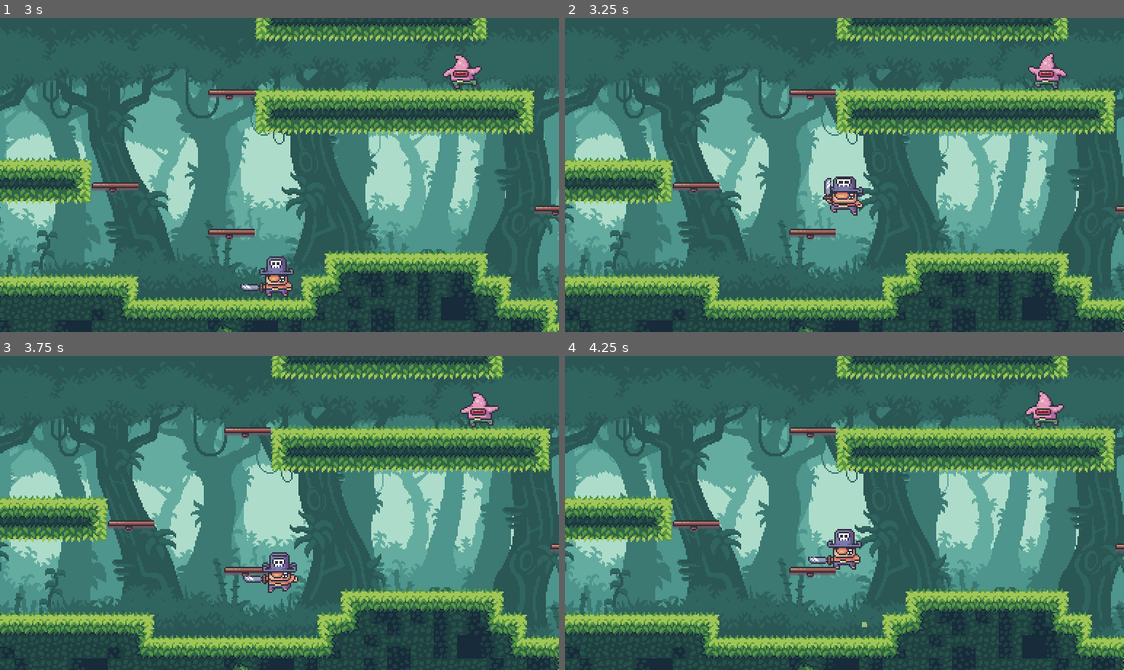
Above: before the commit, frames 1-4 (two rows, left to right).
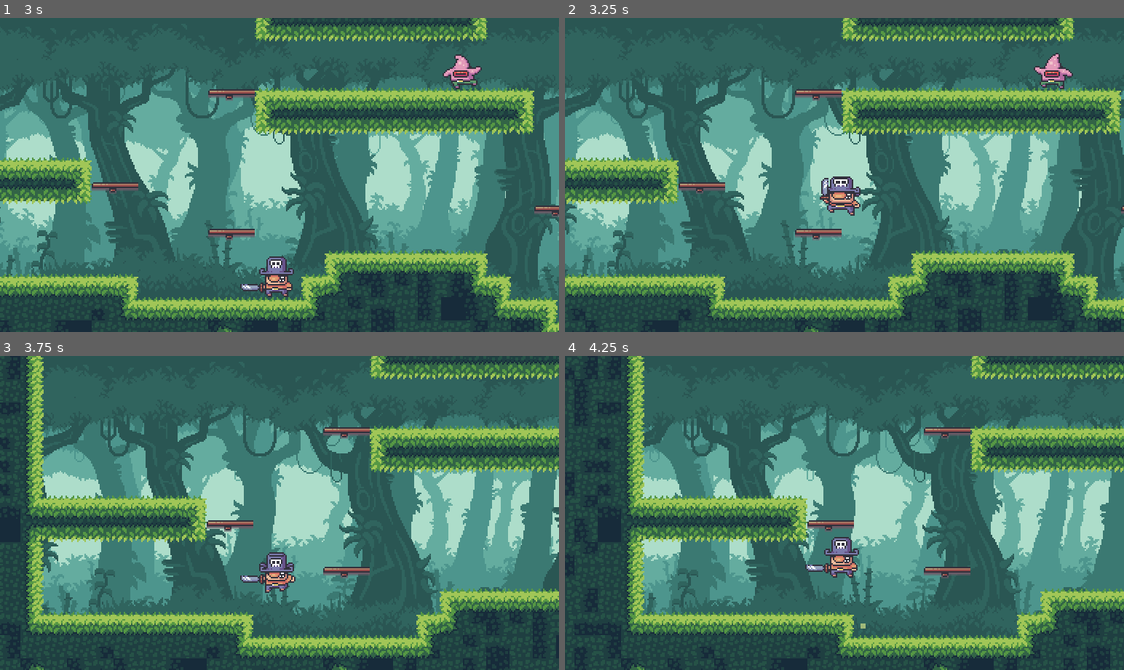
Above: after the commit, the same moments.

Repository: mortorium/plataform-practice
Game: Godot game, scene res://assets/Level/Level.tscn
The game is run twice, just before and just after one commit, with the same random seed, the same clock (stepped at 60 frames per second) and the same inputs.
Inputs:
- Up to frame 1 (3 s): tap Enter (ui_accept) at 0.5, 0.77, 0.8, 1.07, 1.35, 1.52, 1.82, 2.3 s; hold X (attack) 0.53-1.28 s; hold Right (ui_right) 0.53-2.03 s; tap X (attack) at 1.55, 2.85 s; hold X (attack) 2.03-2.78 s; hold Left (ui_left) from 2.03 s (still down)
- Up to frame 2 (3.25 s): keep holding Left (ui_left); tap Enter (ui_accept) at 3.02 s
- Up to frame 3 (3.75 s): keep holding Left (ui_left); tap Enter (ui_accept) at 3.32, 3.6 s
- Up to frame 4 (4.25 s): keep holding Left (ui_left); tap Enter (ui_accept) at 3.77, 4.07 s

Frame 1 is identical in both runs. In frame 2, 17% of the frame differs, in the area x 0-100%, y 0-100%; in frame 3, 54%; in frame 4, 59%.

Commit message:
codigo refactorizado

Diff:
--- a/assets/Player/Player.gd
+++ b/assets/Player/Player.gd
@@ -5,8 +5,8 @@
 const GRAVITY = 16 #establecemos la fuerza de gravedad
 const JUMP_HEIGHT = 384
 const BOUNCING_JUMP = 112 #fuerza de rebote en la pared
-const CAST_WALL = 10 #distancia de colision contra la pared
-const CAST_ENEMY = 20 #distance de colision contra enemigos
+#const CAST_WALL = 10 #distancia de colision contra la pared
+#const CAST_ENEMY = 20 #distance de colision contra enemigos
 onready var motion = Vector2.ZERO
 var can_move : bool #es para saber si el Player se puede mover
 
@@ -23,7 +23,6 @@
 
 func _process(delta):
 	motion_ctrl()
-	direction_ctrl()
 	jump_ctrl()
 	attack_ctrl()
 
@@ -42,8 +41,12 @@
 
 		if get_axis().x == 0:
 			playback.travel("Iddle")
-		else:
+		elif get_axis().x == 1:
+			$Sprite.flip_h = false
 			playback.travel("run")
+		elif get_axis().x == -1:
+			playback.travel("run")
+			$Sprite.flip_h = true
 
 		match playback.get_current_node():
 			"Iddle":
@@ -52,57 +55,51 @@
 			"run":
 				$Particles.emitting = true
 
-		if get_axis().x == 1:
-			$Sprite.flip_h = false
-		elif get_axis().x == -1:
-			$Sprite.flip_h = true
+		#Como pusimos los raycast dentro de un nodo position2D ahora solo tenemos
+		#que voltear dicho nodo
+		match $Sprite.flip_h:
+			true:
+				$Raycasts.scale.x = 1
+			false:
+				$Raycasts.scale.x = -1
 
 	motion = move_and_slide(motion, FLOOR)
 
-#con esta funcion mantenemos cierto orden en la direccion de los raycast
-func direction_ctrl():
-	match $Sprite.flip_h:
-		true:
-			$RayCast.cast_to.x = -CAST_WALL
-			$RayAttack.cast_to.x = -CAST_ENEMY
-		false:
-			$RayCast.cast_to.x = CAST_WALL
-			$RayAttack.cast_to.x = CAST_ENEMY
 
 func jump_ctrl():
 	match is_on_floor():
 		true:
 			can_move = true
-			$RayCast.enabled = false
 			if Input.is_action_just_pressed("ui_accept"):
 				motion.y -= JUMP_HEIGHT
 		false:
 			$Particles.emitting = false
-			$RayCast.enabled = true
 			if motion.y < 0:
 				playback.travel("Jump")
 			else:
 				playback.travel("Fall")
 
-			if $RayCast.is_colliding():
-				can_move = false
+			if $Raycasts/Wall.is_colliding():
+				var body = $Raycasts/Wall.get_collider() #variable para guardar las colisiones
+				print("wall")
+				if body.is_in_group("Wall"): #comprobamos si esta en el grupo wall
+					print("wall")
+					if Input.is_action_just_pressed("ui_accept"):
+						motion.y -= JUMP_HEIGHT
 
-				var col = $RayCast.get_collider() #variable para guardar las colisiones
-
-				if col.is_in_group("Wall") and Input.is_action_just_pressed("ui_accept"):
-					motion.y -= JUMP_HEIGHT
-
-					if $Sprite.flip_h:
-						motion.x += BOUNCING_JUMP
-						$Sprite.flip_h = false
-					else:
-						motion.x -= BOUNCING_JUMP
-						$Sprite.flip_h = true
-					"""el if de aqui arriba es para dar efecto de que reboto en la pared
-					por eso volteamos el sprite"""
+						if $Sprite.flip_h:
+							motion.x += BOUNCING_JUMP
+							$Sprite.flip_h = false
+						else:
+							motion.x -= BOUNCING_JUMP
+							$Sprite.flip_h = true
+						"""el if de aqui arriba es para dar efecto de que reboto en la pared
+						por eso volteamos el sprite"""
 
 #funcion para controlar los ataques del player
 func attack_ctrl():
+	var body = $Raycasts/Hit.get_collider()
+
 	if is_on_floor():
 		if get_axis().x == 0 and Input.is_action_pressed("attack"):
 			match playback.get_current_node():
@@ -113,15 +110,6 @@
 				"Attack-2":
 					playback.travel("Attack-3")
 
-	#activar o desactivar RayAttack
-	if playback.get_current_node() == "Attack-1" or playback.get_current_node() == "Attack-2" or \
-	 playback.get_current_node() == "Attack-3":
-		$RayAttack.enabled = true
-	else:
-		$RayAttack.enabled = false
-
-	#Funcion temporal pa saber si funciona
-	var col = $RayAttack.get_collider()
-
-	if $RayAttack.is_colliding() and col.is_in_group("Enemy"):
-		col.queue_free()
+	if $Raycasts/Hit.is_colliding() and body.is_in_group("Enemy"):
+		print("Colisiona con Enemy")
+		body.queue_free()
--- a/assets/Player/Player.tscn
+++ b/assets/Player/Player.tscn
@@ -241,13 +241,6 @@
 scale = Vector2( 0.7, 0.6 )
 shape = SubResource( 2 )
 
-[node name="RayCast" type="RayCast2D" parent="."]
-position = Vector2( 0, -5 )
-cast_to = Vector2( 20, 0 )
-
-[node name="RayAttack" type="RayCast2D" parent="."]
-cast_to = Vector2( 27, 0 )
-
 [node name="Particles" type="CPUParticles2D" parent="."]
 position = Vector2( 0, 10 )
 emitting = false
@@ -262,3 +255,15 @@
 scale_amount = 4.0
 scale_amount_random = 0.8
 color = Color( 0.909804, 0.94902, 0.560784, 0.623529 )
+
+[node name="Raycasts" type="Position2D" parent="."]
+
+[node name="Wall" type="RayCast2D" parent="Raycasts"]
+position = Vector2( 0, -2 )
+enabled = true
+cast_to = Vector2( 20, 0 )
+
+[node name="Hit" type="RayCast2D" parent="Raycasts"]
+position = Vector2( 0, 5 )
+enabled = true
+cast_to = Vector2( 27, 0 )
